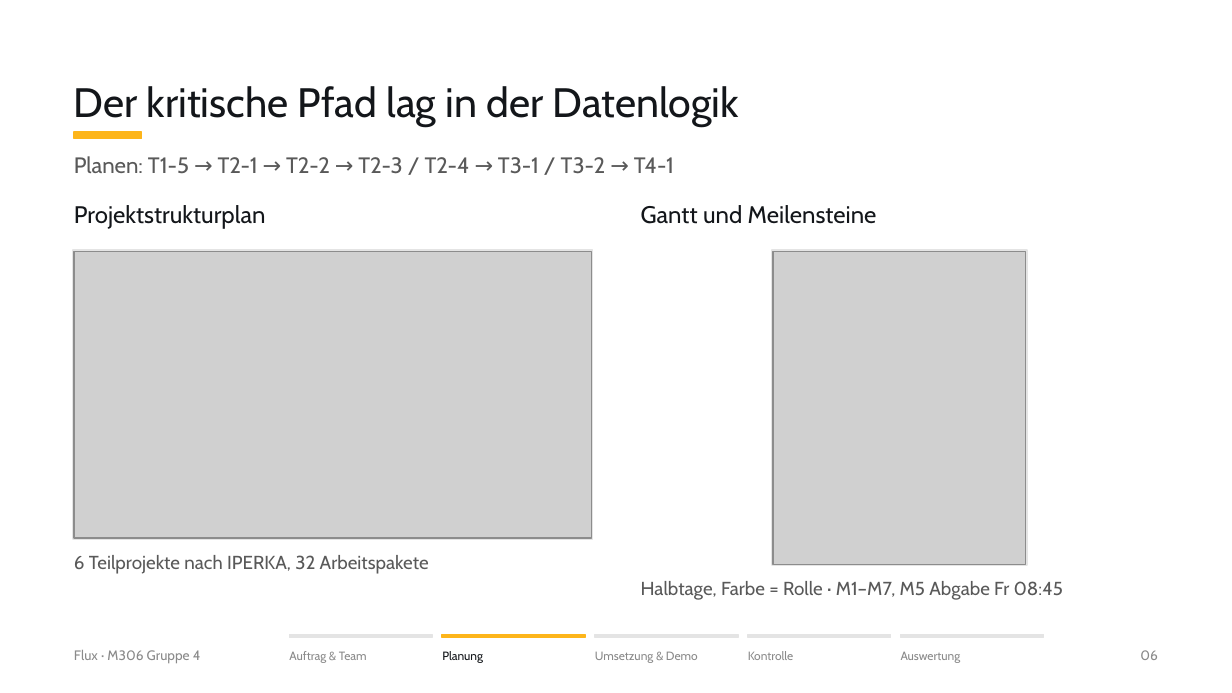
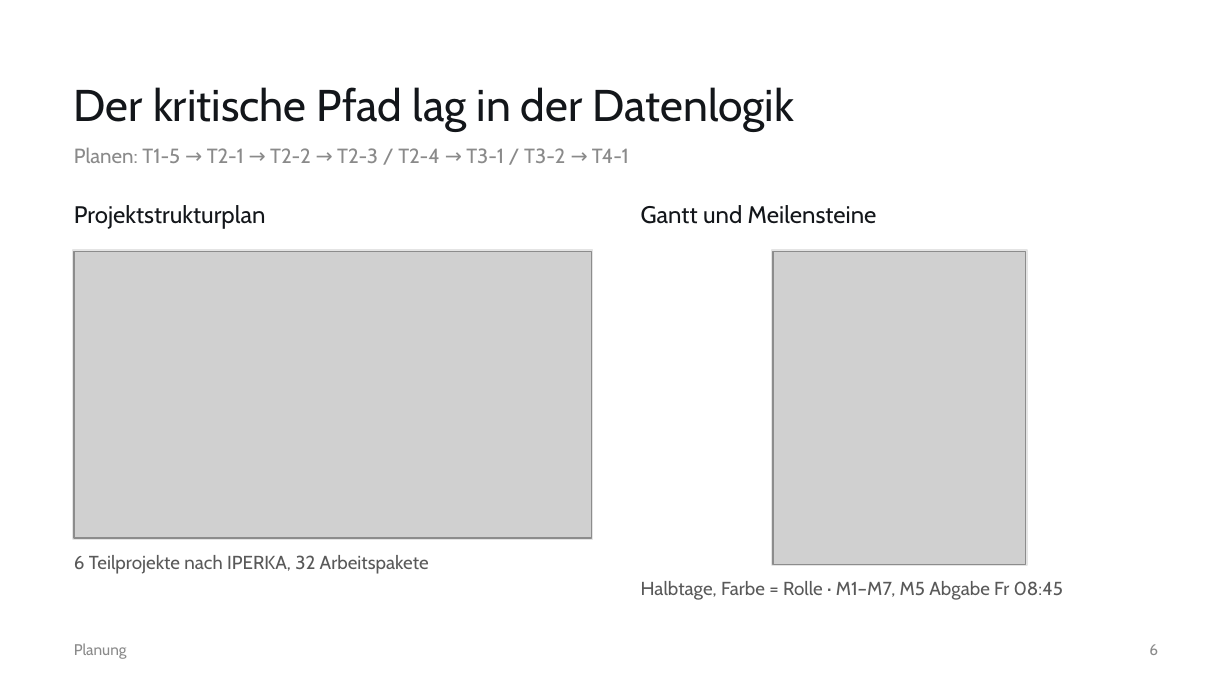
Before and after one commit to gd-pereira/M306-Gruppe-4, a slide deck: slide 6 of praesentation.pptx. Drawn at 1232x693 pixels with LibreOffice and Linux fonts; fonts in the diff are those of the drawing; grey boxes stand for pictures. Boxes give left, top, right and bottom in pixels: in the first picture for what was removed or moved away, otherwise in the second. Text is boxed around its words. In the diff, an @@ line names an element or a change of style, - is before the commit and + after.

```diff
--- a/praesentation.pptx
+++ b/praesentation.pptx
@@ text "Der kritische Pfad lag in ..." at (74,87,795,132): size 24 to 26 pt @@
@@ text "Planen: T1-5 → T2-1 → ...": place and size @@
-text "Planen: T1-5 → T2-1 → ..." at (74,156,674,174)
+text "Planen: T1-5 → T2-1 → ..." at (74,147,629,163)
@@ text "Planen: T1-5 → T2-1 → ..." at (74,147,629,163): size 13 to 12 pt, text colour #595959 to #8A8A8A @@
@@ rectangle removed at (74,132,142,139) @@
@@ text "Planung": place and size @@
-text "Planung" at (442,651,483,663)
+text "Planung" at (74,643,127,659)
@@ text "Planung" at (74,643,127,659): size 7 to 9 pt, text colour #13161A to #8A8A8A @@
@@ text removed at (74,650,201,663) @@
-Flux · M306 Gruppe 4
@@ text removed at (289,651,367,663) @@
-Auftrag & Team
@@ rectangle removed at (290,634,432,638) @@
@@ rectangle removed at (442,634,585,638) @@
@@ rectangle removed at (595,634,738,638) @@
@@ text removed at (595,651,698,663) @@
-Umsetzung & Demo
@@ rectangle removed at (748,634,891,638) @@
@@ text removed at (748,651,794,660) @@
-Kontrolle
@@ rectangle removed at (901,634,1044,638) @@
@@ text removed at (901,652,961,663) @@
-Auswertung
@@ text removed at (1140,650,1158,660) @@
-06
@@ text added at (1149,644,1158,655), 9 pt, text #8A8A8A @@
+6
```
Also in this commit, not shown: 21 other slides changed, 4 other files.
